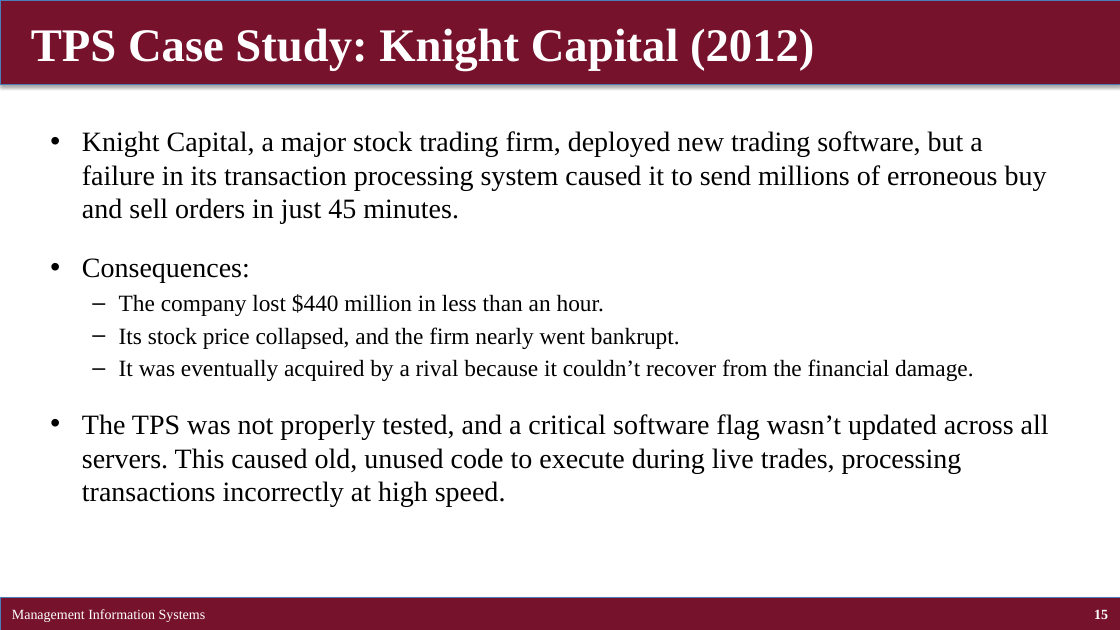
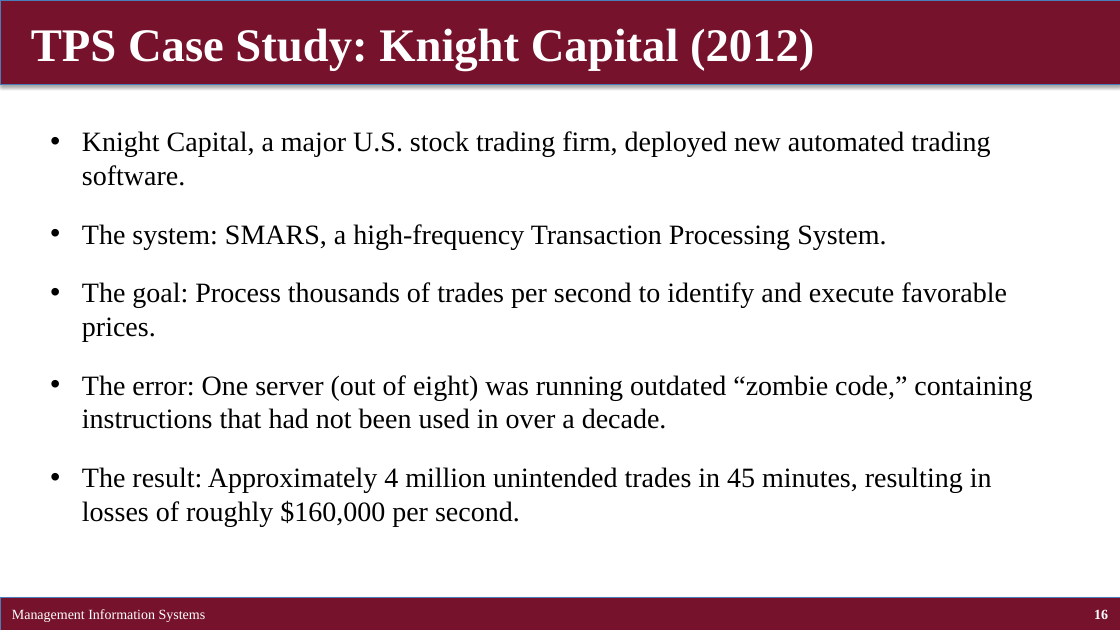
Before and after one commit to brianhwpark/brianhwpark.github.io, a slide deck: slide 16 of files/teaching-resources/concordiacollege-busn-315/busn-315-lecture-note/busn315-ch02.pptx (slide 15 before the commit). Drawn at 1120x630 pixels with LibreOffice and Linux fonts; fonts in the diff are those of the drawing. Boxes give left, top, right and bottom in pixels: in the first picture for what was removed or moved away, otherwise in the second. Text is boxed around its words. In the diff, an @@ line names an element or a change of style, - is before the commit and + after.

```diff
--- a/files/teaching-resources/concordiacollege-busn-315/busn-315-lecture-note/busn315-ch02.pptx
+++ b/files/teaching-resources/concordiacollege-busn-315/busn-315-lecture-note/busn315-ch02.pptx
@@ text at bbox=[82, 131, 1032, 526]: text changed @@
-• Knight Capital, a major stock trading firm, deployed new trading software, but a failure in its transaction processing system caused it to send millions of erroneous buy and sell orders in just 45 minutes.
-• Consequences:
-  – The company lost $440 million in less than an hour.
-  – Its stock price collapsed, and the firm nearly went bankrupt.
-  – It was eventually acquired by a rival because it couldn’t recover from the financial damage.
-• The TPS was not properly tested, and a critical software flag wasn’t updated across all servers. This caused old, unused code to execute during live trades, processing transactions incorrectly at high speed.
+• Knight Capital, a major U.S. stock trading firm, deployed new automated trading software.
+• The system: SMARS, a high-frequency Transaction Processing System.
+• The goal: Process thousands of trades per second to identify and execute favorable prices.
+• The error: One server (out of eight) was running outdated “zombie code,” containing instructions that had not been used in over a decade.
+• The result: Approximately 4 million unintended trades in 45 minutes, resulting in losses of roughly $160,000 per second.
@@ page number at bbox=[1094, 609, 1108, 619]: text changed @@
-15
+16
```
Also in this commit, not shown: 40 other slides changed, 6 slides added, 4 slides removed, 9 other files.
